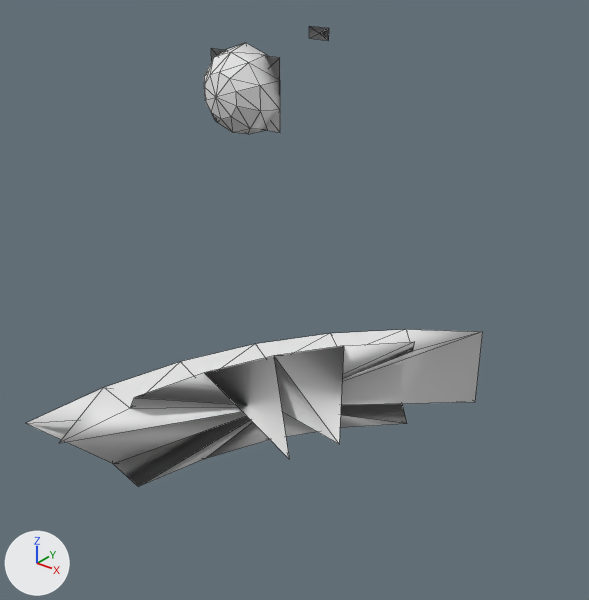
What one commit did to the OBJ model assets/meshes/hull_terran_tender_frag_3.obj.
Rendered twice from a 50 mm camera at (0.22, -1.82, 1.82) aimed at (-1.02, -0.27, 0.86). Lighting does not change. The marker at lower left points along +X, +Y and +Z. The first picture is the older version. Mesh edges are drawn as thin lines. Where no turn or scale is listed for an object, it has been applied to the vertices.

Names of what the first picture shows: 'hull_terran_tender_frag_3'.
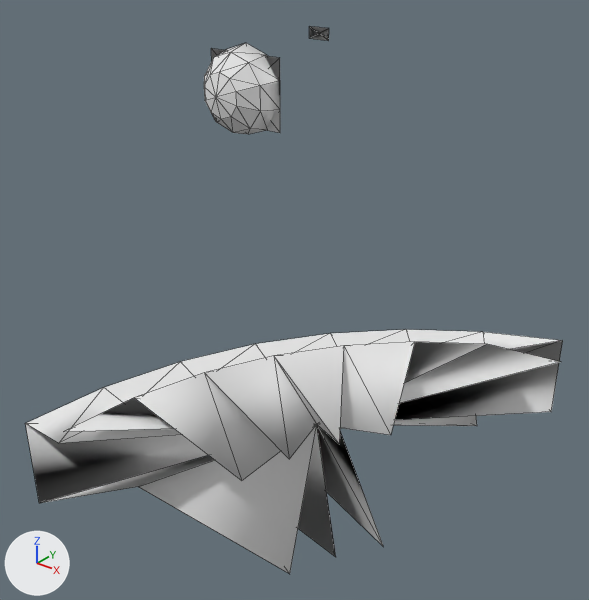
The newer file is also rescaled (x0.996), turned or shifted as a whole; pictures and numbers use the older file's frame.

What the commit changed:
me_hull_terran_tender_frag_3 is used by ob_hull_terran_tender_frag_3; location (0.0, 0.0, 0.0).
Verts and faces of me_hull_terran_tender_frag_3; kept vertices keep their numbers, new ones are numbered from 74.
Before the commit, vertices of me_hull_terran_tender_frag_3: 35 (-1.63, 0.58, 1.38) at pixel (309, 38), 38 (-1.63, 0.58, 1.43) at pixel (309, 26), 72 (-1.59, 0.58, 1.4) at pixel (319, 33).
me_hull_terran_tender_frag_3 had 74 vertices, 132 faces and spanned x -1.74..-0.56, y -1.02..0.58, z 0.57..1.43.
me_hull_terran_tender_frag_3 now has 87 vertices, 158 faces and spans x -1.74..-0.36, y -1.02..0.58, z 0.53..1.43.
Part 1, on me_hull_terran_tender_frag_3:
1 vertex is removed from x -0.86, y -0.55, z 0.72.
21 faces are deleted.
14 vertices are added at x -1.17..-0.36, y -1.02..0.08, z 0.53..0.83.
18 new faces join them, mat_skin (white #e7e7e7).
29 new faces join them, mat_interior (white #e7e7e7).
Part 2, on me_hull_terran_tender_frag_3:
Faces deleted: (35, 72, 38).
New faces: (35, 38, 72) (mat_interior (white #e7e7e7)).
Other edits to the shape of me_hull_terran_tender_frag_3 do not show in these pictures.

Where the change shows, as pixel boxes [x1, y1, x2, y2] in the pictures (589 x 600 px; the box of a moved part takes in the faces that stretch with it):
'hull_terran_tender_frag_3', reshaped (18% wider, 19% taller): before [26, 26, 483, 487]; after [25, 26, 563, 574]
part 1 of me_hull_terran_tender_frag_3, built on: before [26, 332, 483, 487]; after [25, 332, 563, 574]
part 2 of me_hull_terran_tender_frag_3, moved or reshaped: [309, 26, 319, 38] in both
